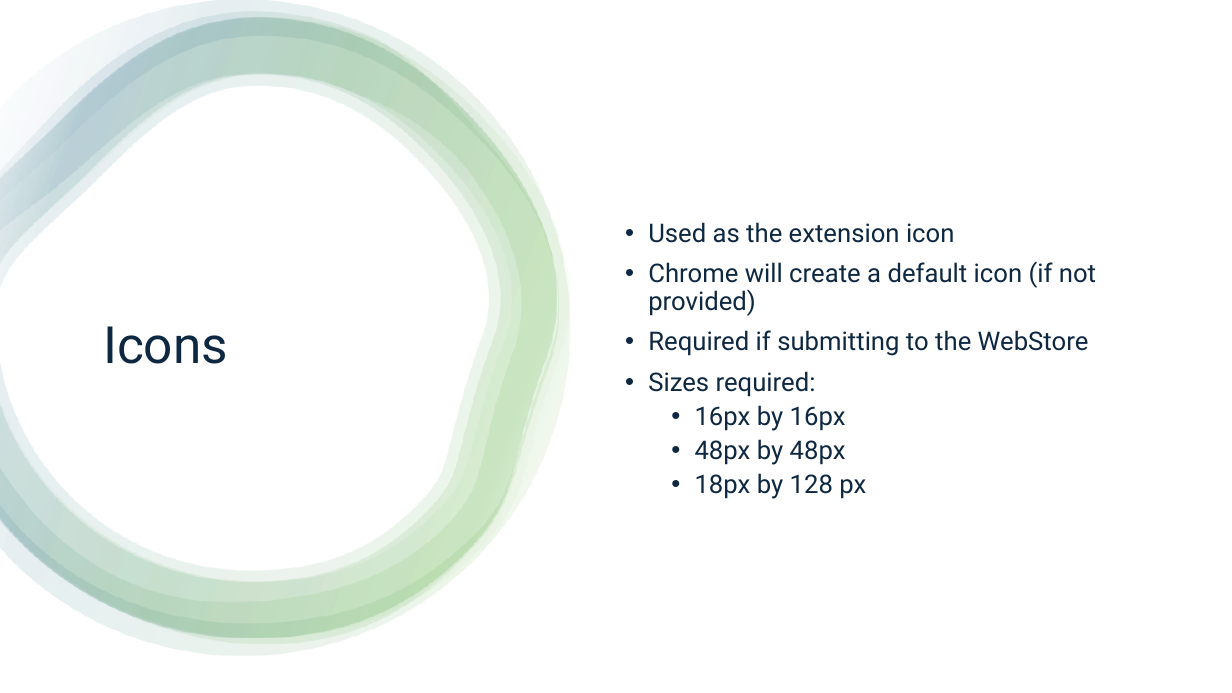
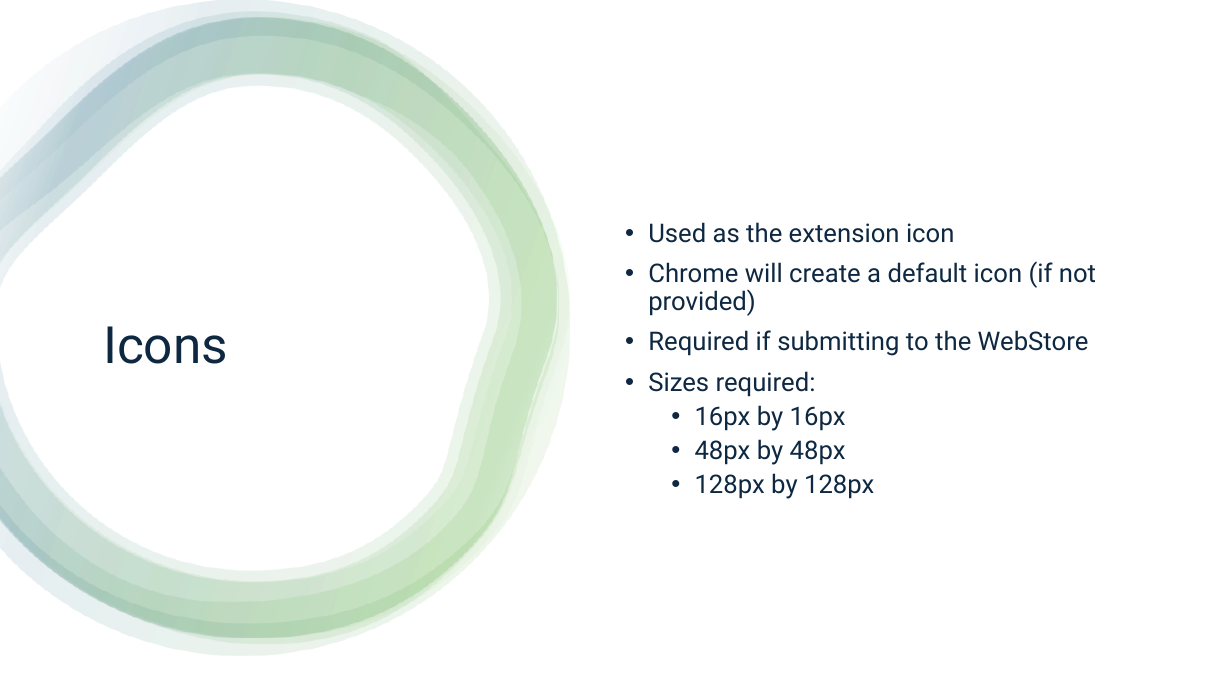
Before and after one commit to ntibbles/accessu, a slide deck: slide 19 of AccessU-browser-extensions-101.pptx. Drawn at 1232x693 pixels with LibreOffice and Linux fonts; fonts in the diff are those of the drawing. Boxes give left, top, right and bottom in pixels: in the first picture for what was removed or moved away, otherwise in the second. Text is boxed around its words. In the diff, an @@ line names an element or a change of style, - is before the commit and + after.

Commit message:
Fixed typo

```diff
--- a/AccessU-browser-extensions-101.pptx
+++ b/AccessU-browser-extensions-101.pptx
@@ text at (x1=695, y1=473, x2=874, y2=499): text changed @@
-  • 18px by 128 px
+  • 128px by 128px
```
